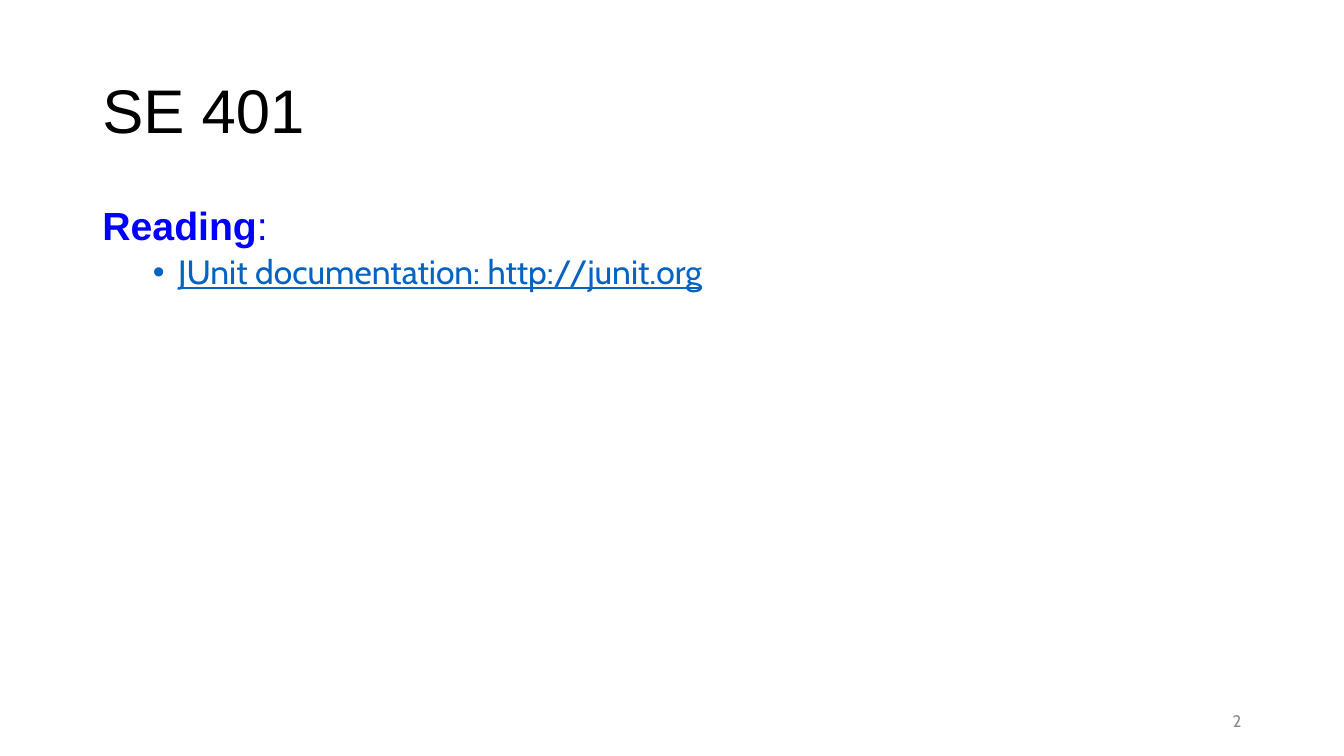
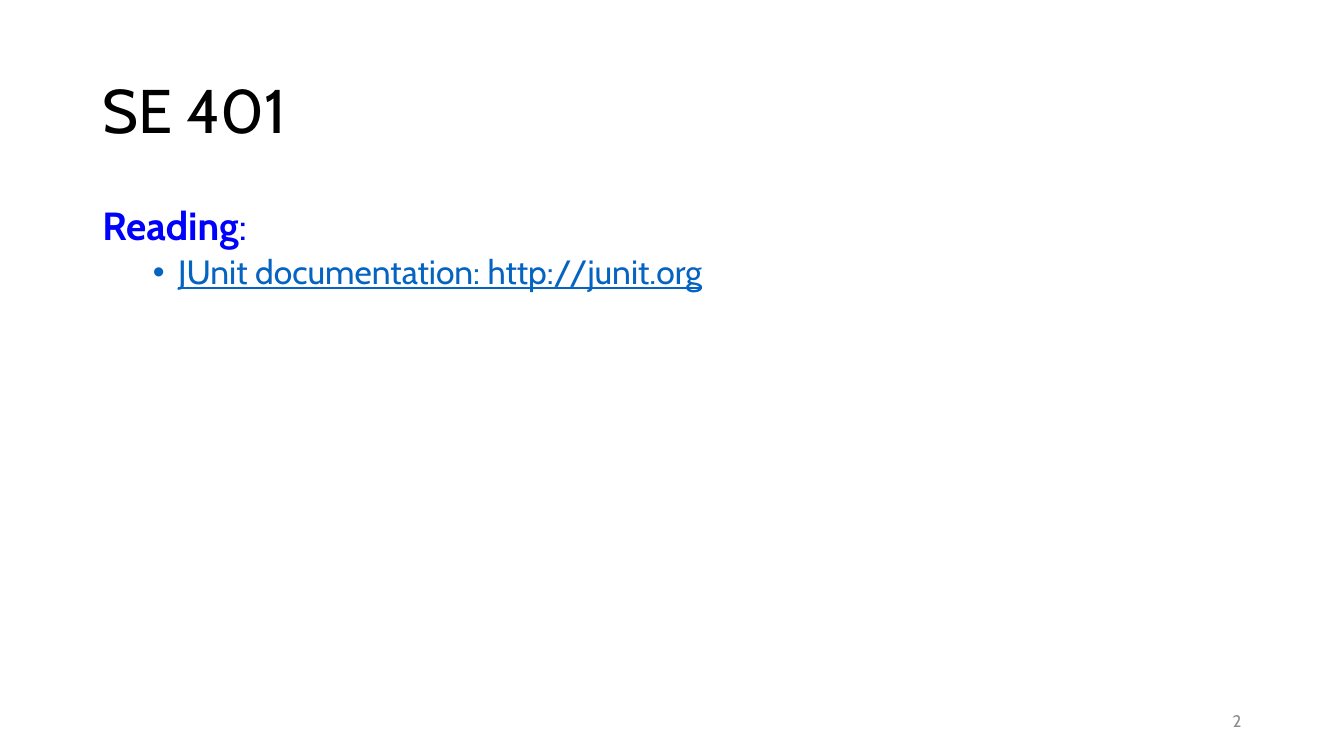
Before and after one commit to malenezi/malenezi, a slide deck: slide 2 of SE401/Lectures/6-Black Box Testing/Black Box Testing.pptx. Drawn at 1344x756 pixels with LibreOffice and Linux fonts; fonts in the diff are those of the drawing. Boxes give left, top, right and bottom in pixels: in the first picture for what was removed or moved away, otherwise in the second. Text is boxed around its words. In the diff, an @@ line names an element or a change of style, - is before the commit and + after.

```diff
--- a/SE401/Lectures/6-Black Box Testing/Black Box Testing.pptx
+++ b/SE401/Lectures/6-Black Box Testing/Black Box Testing.pptx
@@ title "SE 401" at (102,89,286,134): font Arial to Cabin @@
@@ text at (102,210,246,249): font Arial to Cabin in "Reading:" @@
```
Also in this commit, not shown: 3 other slides changed, 1 other file.
